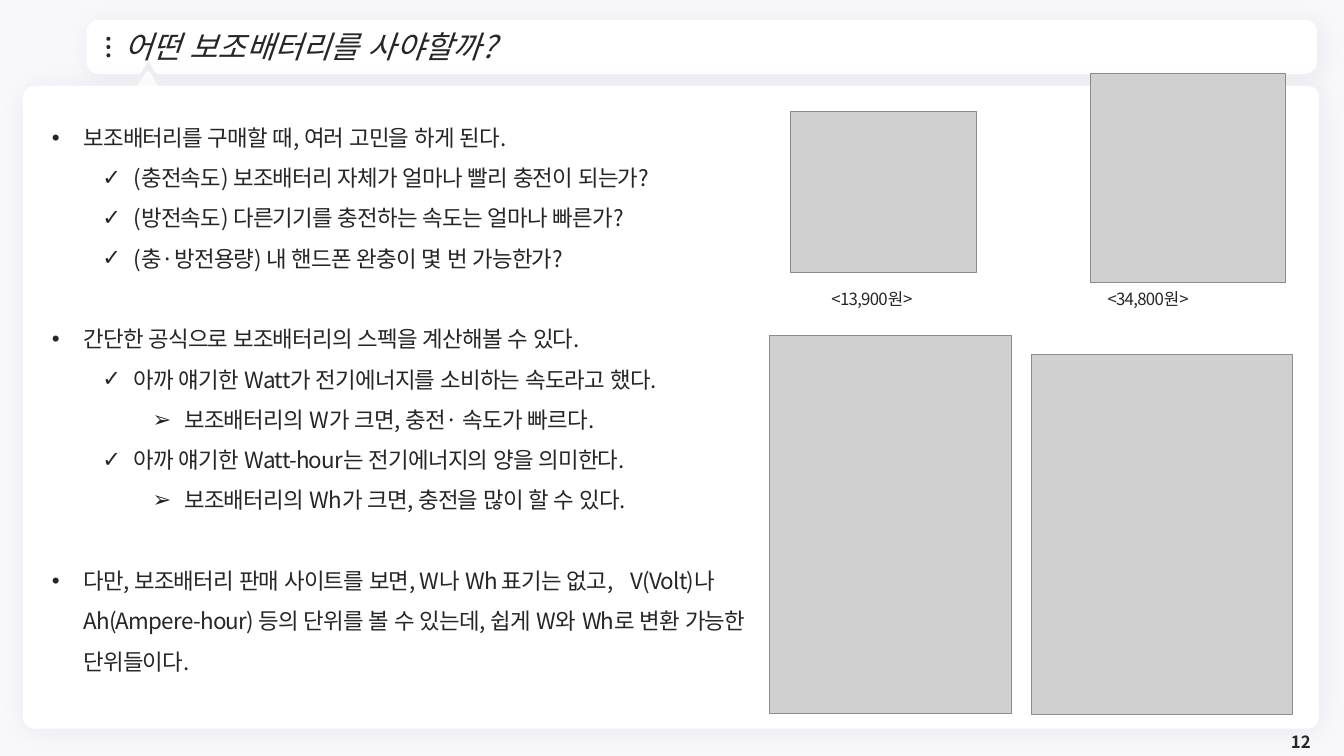
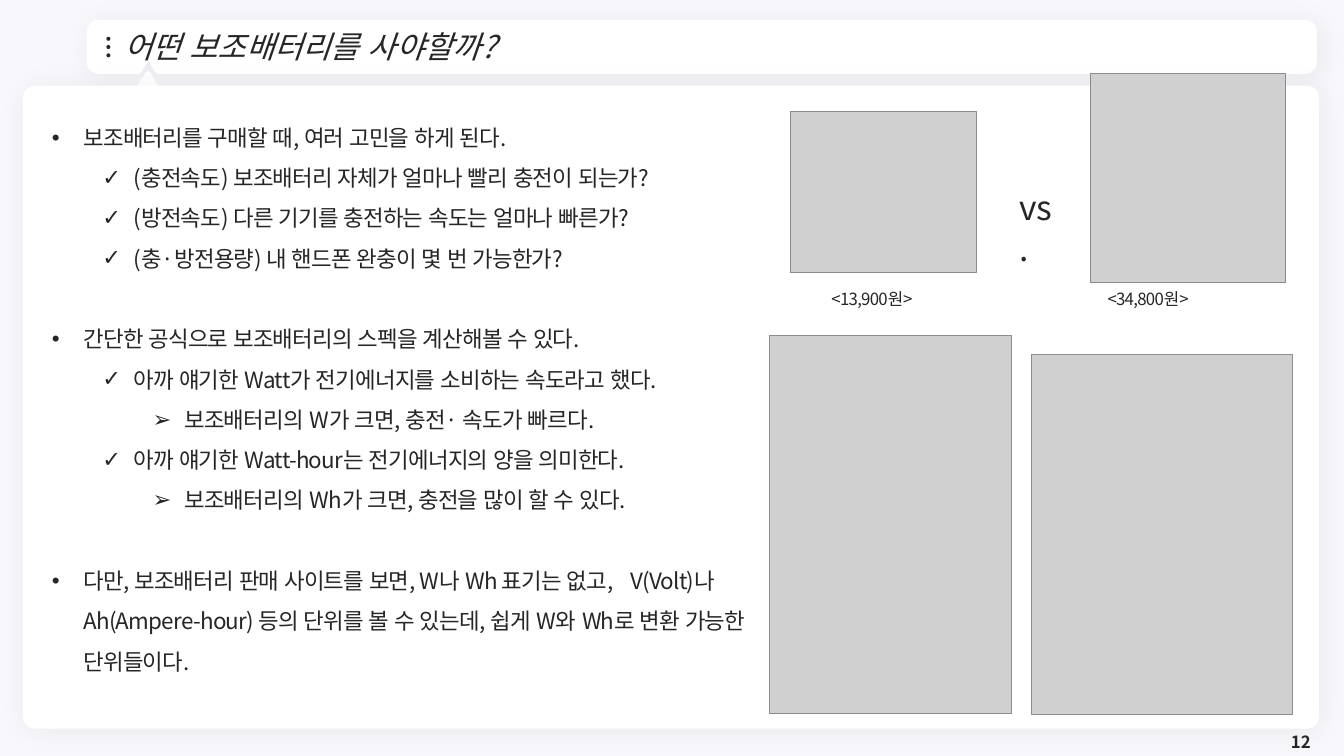
Before and after one commit to meandthey/Teaching, a slide deck: slide 12 of 에너지경제학/자원에너지경제학_Chapter_2.pptx. Drawn at 1344x756 pixels with LibreOffice and Linux fonts; fonts in the diff are those of the drawing; grey boxes stand for pictures; background and template pictures are left out. Boxes give left, top, right and bottom in pixels: in the first picture for what was removed or moved away, otherwise in the second. Text is boxed around its words. In the diff, an @@ line names an element or a change of style, - is before the commit and + after.

```diff
--- a/에너지경제학/자원에너지경제학_Chapter_2.pptx
+++ b/에너지경제학/자원에너지경제학_Chapter_2.pptx
@@ text at (134, 207, 629, 231): spaces changed @@
-  ✓ (방전속도) 다른기기를 충전하는 속도는 얼마나 빠른가?
+  ✓ (방전속도) 다른 기기를 충전하는 속도는 얼마나 빠른가?
@@ text added at (1019, 201, 1052, 221), 24 pt, text #262626 @@
+vs.
```
Also in this commit, not shown: 3 other slides changed, 3 other files.
